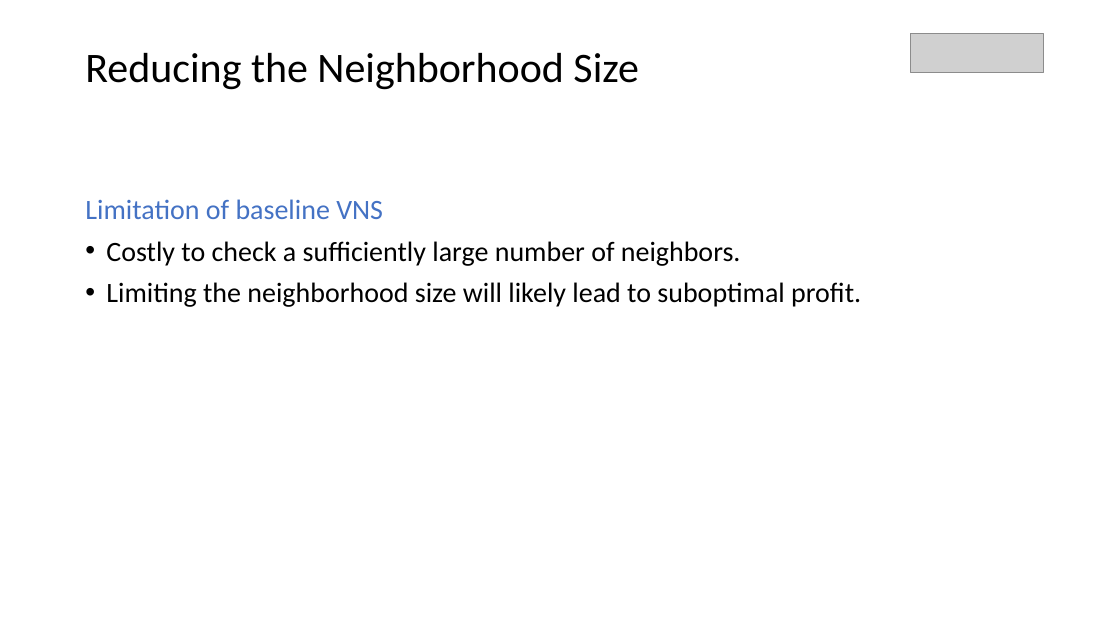
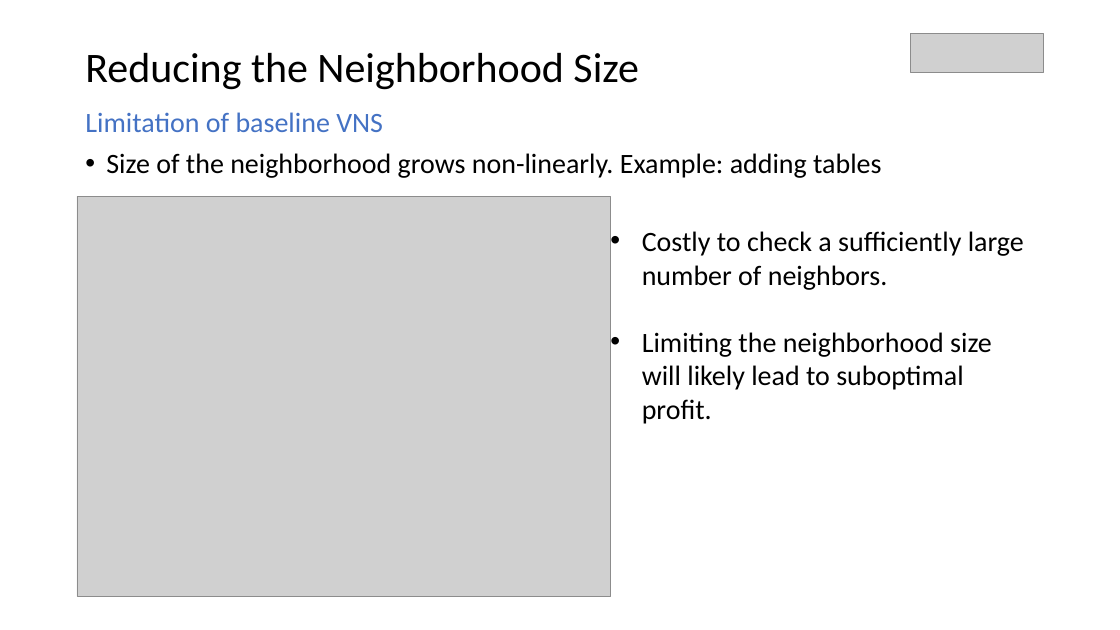
Before and after one commit to parkjan4/OptSim, a slide deck: slide 20 of Presentation.pptx. Drawn at 1120x630 pixels with LibreOffice and Linux fonts; fonts in the diff are those of the drawing; grey boxes stand for pictures. Boxes give left, top, right and bottom in pixels: in the first picture for what was removed or moved away, otherwise in the second. Text is boxed around its words. In the diff, an @@ line names an element or a change of style, - is before the commit and + after.

```diff
--- a/Presentation.pptx
+++ b/Presentation.pptx
@@ text at [106,153,881,178]: text changed @@
-• Costly to check a sufficiently large number of neighbors.
-• Limiting the neighborhood size will likely lead to suboptimal profit.
+• Size of the neighborhood grows non-linearly. Example: adding tables
@@ picture added at [77,197,611,597] @@
@@ text added at [642,231,1024,424], 24 pt, text #000000 @@
+• Costly to check a sufficiently large number of neighbors.
+• Limiting the neighborhood size will likely lead to suboptimal profit.
```
Also in this commit, not shown: 1 other file.
